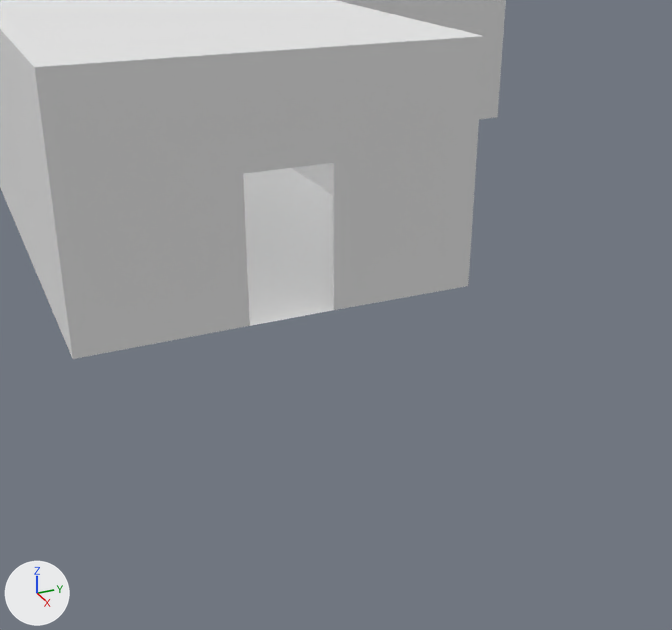
The Blender file 3D/world03.blend as it was, and as the next commit left it.
One viewpoint serves both versions: a camera (50 mm lens) standing at (8.66, -2.31, 1.99) and looking at (5.19, -0.75, 0.25). Arrows for +X, +Y and +Z are at lower left; the lights stay in place.

The older version as bpy lines, for what is in view:
```python
me_cube = bpy.data.meshes.new('Cube')
me_cube.from_pydata(...)  # 165 vertices, 170 faces; spans x -11.92..1.01, y -10.63..3.3, z -1.0..6.63
me_cube.materials.append(mat_material)  # white #e7e7e7
ob_cube = bpy.data.objects.new('Cube', me_cube)
ob_cube.location = (0.0, 0.0, 0.0)
ob_cube.scale = (2.58, 1.61, 1.0)
```
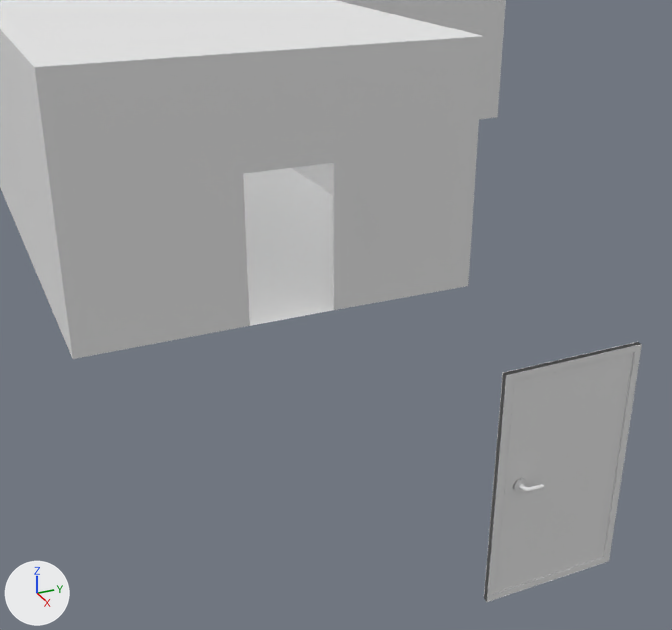
Pixel boxes [x1, y1, x2, y2] of what changed, in the pictures (672 x 630 px):
'Cube.002', added
    after: [484, 342, 642, 602]

The edits, one by one:
Mesh me_cube_002 is new.
It has 192 vertices, 170 faces and spans x -0.067..0.067, y -0.349..0.349, z -0.59..0.59.
Object 'Cube.002' (ob_cube_002) is new; it shows me_cube_002.
Its location is (5.87, 0.046, -0.405).
